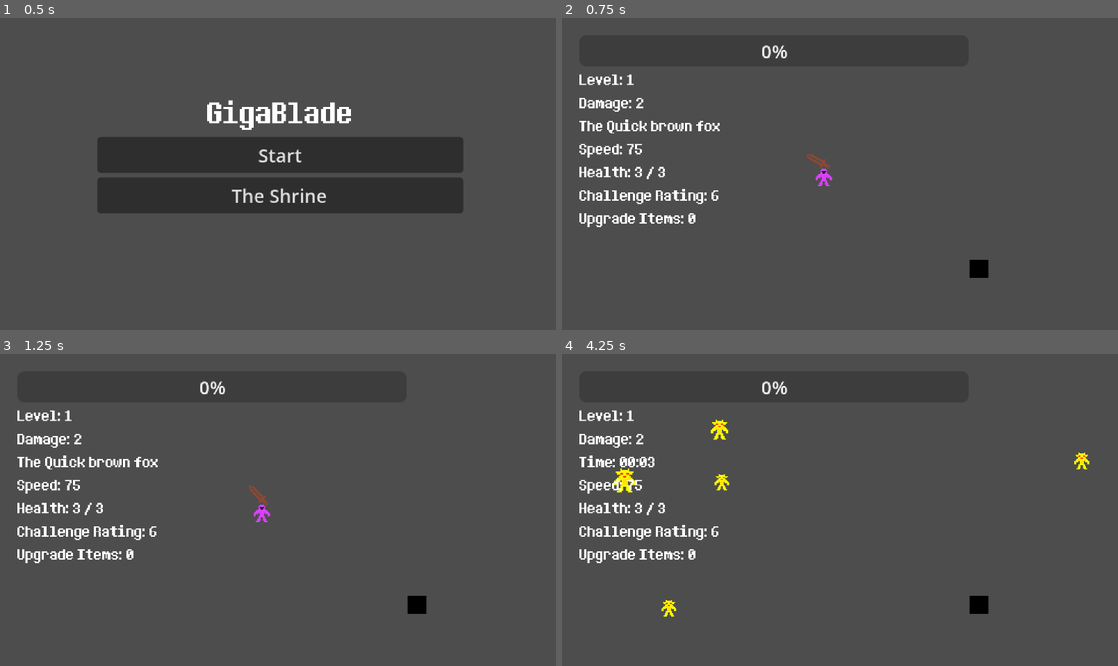
Above: before the commit, frames 1-4 (two rows, left to right).
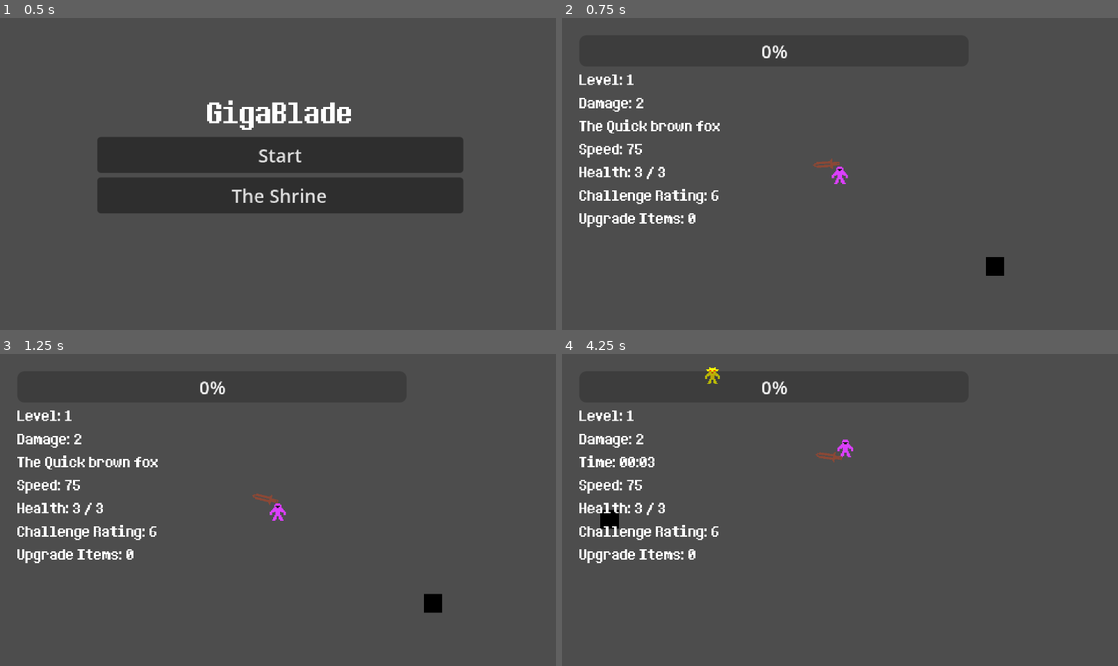
Above: after the commit, the same moments.

Repository: elygreen/GigaBlade
Game: Godot game, scene res://Main_Scenes/root_node.tscn
Same seed, same stepped clock (60 frames per second), same inputs: the game is played once before the commit and once after it.
Inputs (mouse positions are in pixels of both pictures, inside the frame that each line leads up to):
- Up to frame 1 (0.5 s): no input
- Up to frame 2 (0.75 s): click "Start" at 0.5 s
- Up to frame 3 (1.25 s): no input
- Up to frame 4 (4.25 s): move the mouse to (962, 494) at 1.27 s; press the mouse at (962, 494) at 1.28 s; hold Right (ui_right) 1.28-2.03 s; move the mouse to (728, 525) at 2.02 s; release the mouse at (728, 525) at 2.03 s; hold Down (ui_down) 2.03-2.78 s; right-click (728, 525) at 2.1 s; move the mouse to (895, 441) at 2.77 s; press the mouse at (895, 441) at 2.78 s; hold Right (ui_right) 2.78-3.53 s; move the mouse to (812, 572) at 3.52 s; release the mouse at (812, 572) at 3.53 s; hold Up (ui_up) from 3.53 s (still down); right-click (812, 572) at 3.6 s

Frame 1 is identical in both runs. In frame 2, 0.6% of the frame differs, in the area x 44-80%, y 43-84%; in frame 3, 0.6%; in frame 4, 1.2%, in the area x 6-95%, y 4-85%.

Commit message:
Camera changed to follow cursor

Diff:
--- a/GameScreen/game_screen.tscn
+++ b/GameScreen/game_screen.tscn
@@ -22,9 +22,6 @@
 
 [node name="Exit_Door" parent="." instance=ExtResource("8_thcdu")]
 position = Vector2(360, 217)
-
-[node name="Camera2D" type="Camera2D" parent="."]
-position = Vector2(240, 135)
 
 [node name="Spawn_Manager" parent="." node_paths=PackedStringArray("player", "xp_orb_container", "enemy_container") instance=ExtResource("2_rlmek")]
 player = NodePath("../Player")
@@ -51,4 +48,6 @@
 [node name="Run_Timer" type="Timer" parent="."]
 autostart = true
 
+[node name="Camera2D" type="Camera2D" parent="."]
+
 [connection signal="timeout" from="Run_Timer" to="." method="_on_run_timer_timeout"]
--- a/Scripts/game_screen.gd
+++ b/Scripts/game_screen.gd
@@ -8,7 +8,10 @@
 @export var spawn_manager: Node2D
 @export var exit_door: Node2D
 @export var level_weight: float = 2.0
+@export var camera_mouse_influence: float = 0.1
+@export var camera_smoothing_speed: float = 5.0
 
+@onready var player_camera = $Camera2D
 @onready var run_timer = $Run_Timer
 @onready var enemy_container = $Enemy_Container
 
@@ -26,6 +29,8 @@
 	level_up_screen.upgrade_selected.connect(on_upgrade_selected)
 	exit_door.player_entered_exit.connect(on_player_entered_exit)
 	SaveManager.upgrade_items_changed.connect(hud.set_upgrade_items)
+	if player:
+		player_camera.global_position = player.global_position
 
 	PlayerStats.reset_run_stats()
 	PlayerStats.apply_permanent_bonuses()
@@ -40,12 +45,21 @@
 	if exit_door.is_locked and enemy_container.get_child_count() == 0:
 		print("all enemies killed, unlocking door")
 		exit_door.unlock_door()
+	camera_process(delta)
 
 func start_new_room():
 	exit_door.lock_door()
 	difficulty_score += difficulty_adder
 	hud.set_score(int(difficulty_score))
 	spawn_manager.spawn_wave(difficulty_score)
+
+func camera_process(delta):
+	var player_pos = player.global_position
+	var mouse_pos = get_global_mouse_position()
+	var direction_to_mouse = (mouse_pos - player_pos)
+	var mouse_offset = direction_to_mouse * camera_mouse_influence
+	var target_pos = player_pos + mouse_offset
+	player_camera.global_position = player_camera.global_position.lerp(target_pos, camera_smoothing_speed * delta)
 
 func on_player_entered_exit():
 	current_room += 1
